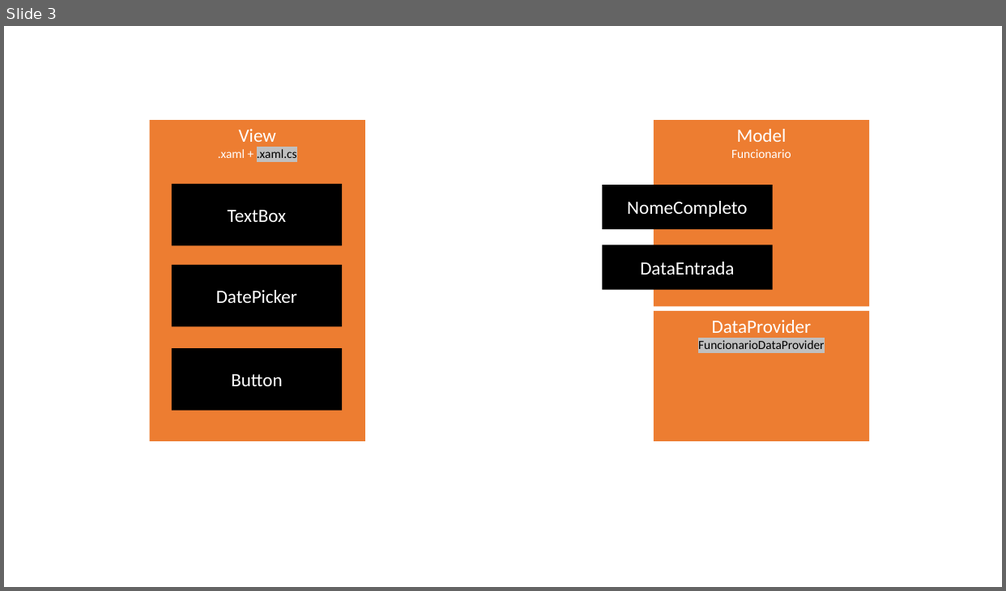
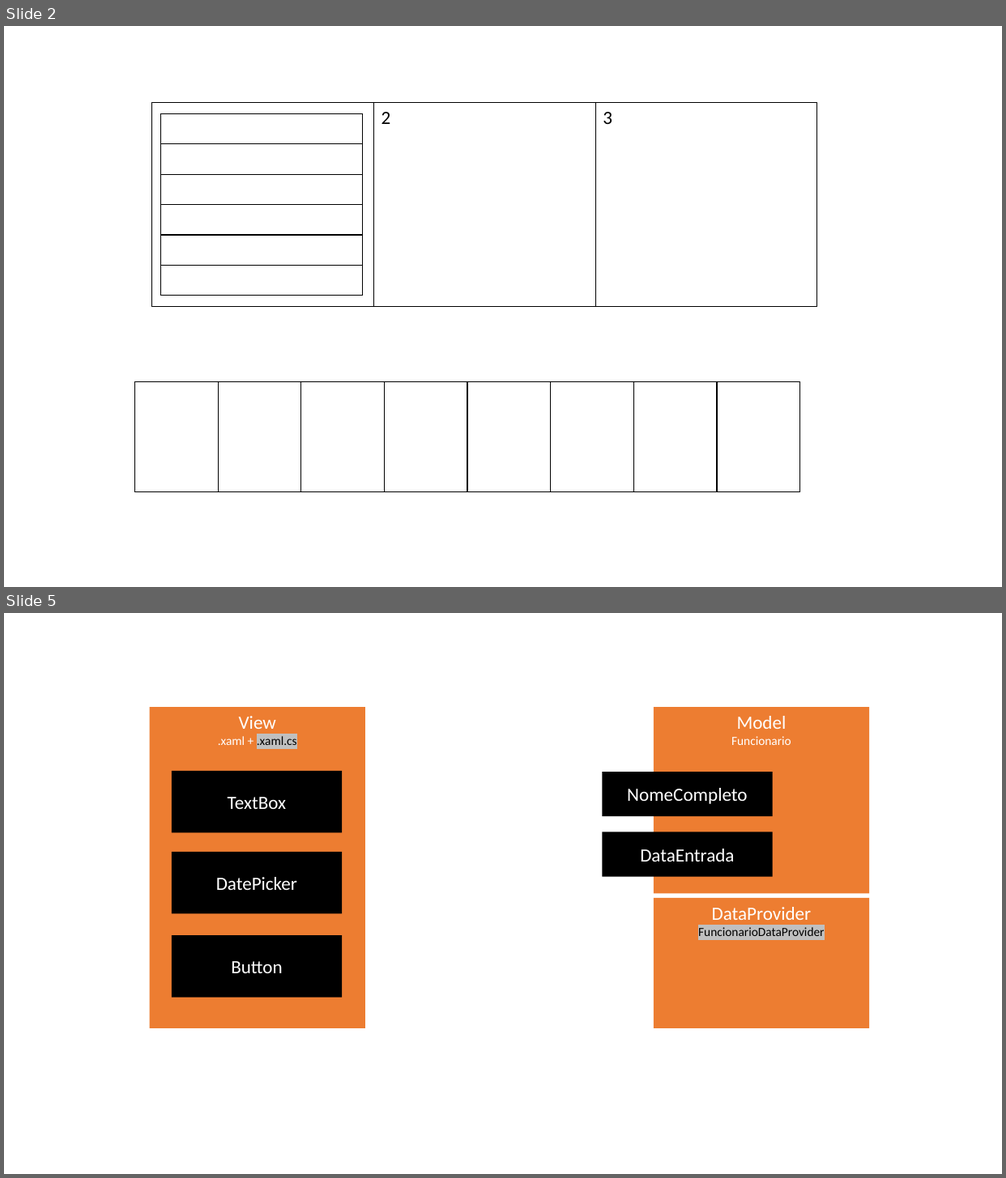
Before and after one commit to thigosilva/gestao_funcionarios_atividade, a slide deck: edu/prototipos/presentation.pptx. Shown one above the other, each under a label of ours: slide 3 before the commit, slides 2 and 5 after it; the slides between them are not shown. The pictures are 1006x591 and 1006x1178 pixels, drawn with LibreOffice and Linux fonts; fonts in the diff are those of the drawing. Boxes give left, top, right and bottom in pixels: in the first picture for what was removed or moved away, otherwise in the second. Text is boxed around its words. In the diff, an @@ line names an element or a change of style, - is before the commit and + after.

```diff
--- a/edu/prototipos/presentation.pptx
+++ b/edu/prototipos/presentation.pptx
@@ slide 2 added at (4,26,1002,587), background #FFFFFF @@
@@ table added at (152,102,817,307), 1 rows, 3 columns @@
+ | 2 | 3
@@ table added at (160,113,363,296), 6 rows, 1 columns @@
+
+
+
+
+
+
@@ table added at (135,382,799,492), 1 rows, 8 columns @@
+ |  |  |  |  |  |  | 
@@ what was slide 3 is now slide 5 @@
```
Also in this commit, not shown: 3 other slides added, 2 slides removed, 10 other files.
